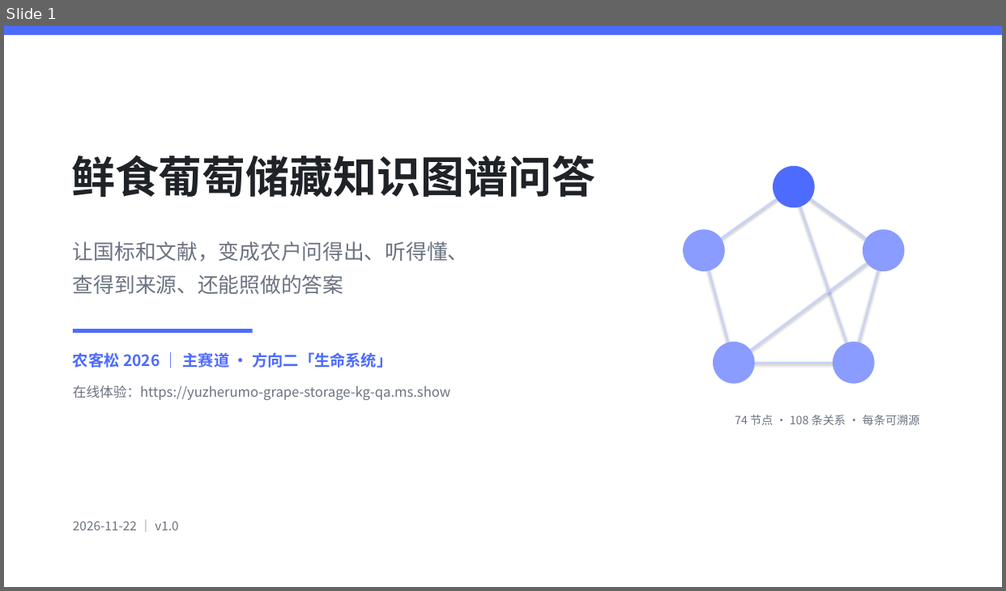
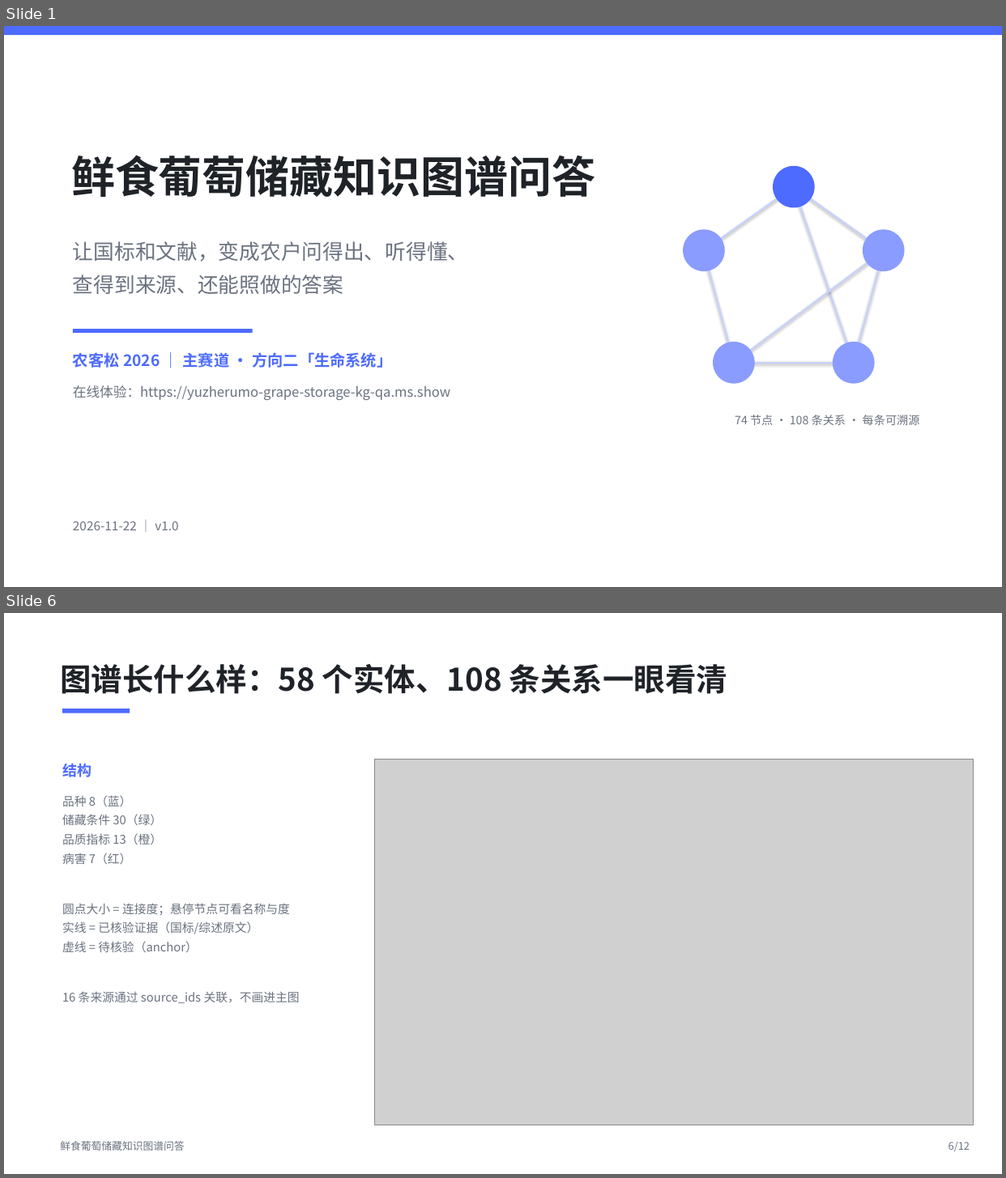
Before and after one commit to Yuzherumo/grape-storage-kg-qa, a slide deck: docs/pitch_deck.pptx. Shown one above the other, each under a label of ours: slide 1 before the commit, slides 1 and 6 after it; the slides between them are not shown. The pictures are 1006x591 and 1006x1178 pixels, drawn with LibreOffice and Linux fonts; fonts in the diff are those of the drawing; grey boxes stand for pictures. Boxes give left, top, right and bottom in pixels: in the first picture for what was removed or moved away, otherwise in the second. Text is boxed around its words. In the diff, an @@ line names an element or a change of style, - is before the commit and + after.

Commit message:
知识图谱可视化: 纯标准库力导向布局生成SVG(graph_view.py) + UI侧栏图谱视图(全图/阳光玫瑰子图) + export_graph.py与docs/assets(SVG/PNG) + README新增可视化章节 + pitch deck 12页(含2页图谱)

```diff
--- a/docs/pitch_deck.pptx
+++ b/docs/pitch_deck.pptx
@@ slide 6 added at [4,613,1002,1174], background #FFFFFF @@
@@ text added at [60,664,727,694], 30 pt, text #1F2328, bold @@
+图谱长什么样：58 个实体、108 条关系一眼看清
@@ rectangle added at [62,709,130,713], fill #4D6BFE @@
@@ text added at [62,764,91,777], 14 pt, text #4D6BFE, bold @@
+结构
@@ picture added at [374,759,974,1126] @@
@@ text added at [62,795,300,1003], 11.5 pt, text #6B7280 @@
+品种 8（蓝）
+储藏条件 30（绿）
+品质指标 13（橙）
+病害 7（红）
+圆点大小 = 连接度；悬停节点可看名称与度
+实线 = 已核验证据（国标/综述原文）
+虚线 = 待核验（anchor）
+16 条来源通过 source_ids 关联，不画进主图
@@ text added at [60,1141,185,1151], 10 pt, text #6B7280 @@
+鲜食葡萄储藏知识图谱问答
@@ text added at [948,1142,970,1152], 10 pt, text #6B7280 @@
+6/12
```
Also in this commit, not shown: 9 slides changed, 1 other slide added, 9 other files.
